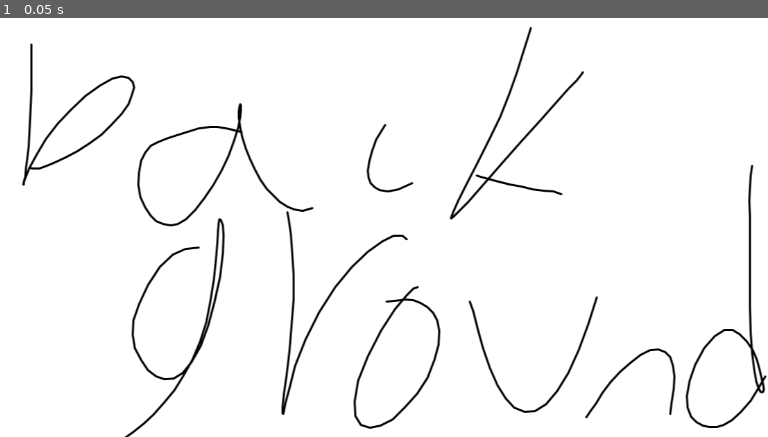
Above: before the commit, frame 1.
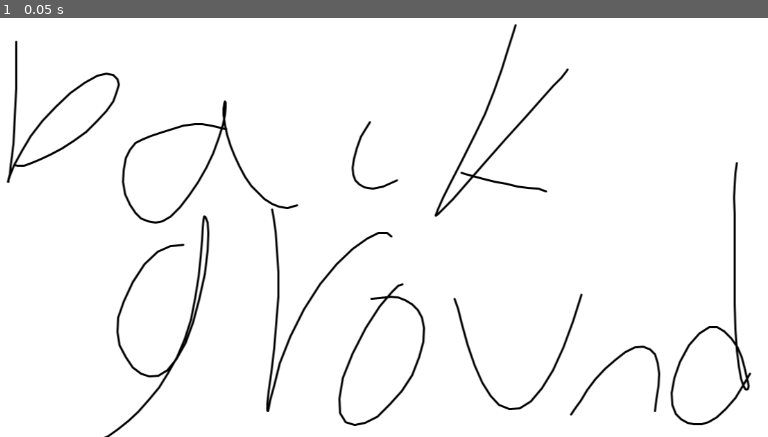
Above: after the commit, the same moment.

Repository: chisatonishikigi479/2024-HackWashU-Project
Game: Godot game, scene res://level.tscn
The game is run twice, just before and just after one commit, with the same random seed, the same clock (stepped at 60 frames per second) and the same inputs.
Inputs:
- Up to frame 1 (0.05 s): no input

The runs differ from the first frame. In frame 1, 7.6% of the frame differs, in the area x 0-100%, y 1-100%.

Commit message:
cat dummy

Diff:
--- a/level.tscn
+++ b/level.tscn
@@ -8,5 +8,5 @@
 [node name="Player" parent="." instance=ExtResource("1_utj74")]
 
 [node name="Background" type="Sprite2D" parent="."]
-position = Vector2(656, 419)
+position = Vector2(634, 415)
 texture = ExtResource("2_eeklc")
Binary file added: cat.png
Not shown, added: cat.png.import
